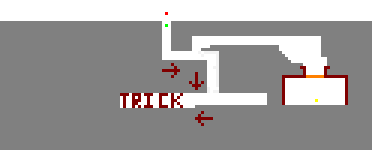
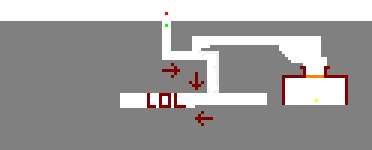
Two versions of the same layered image (372px x 150px). Layer-by-layer changes:
painted on "Layer 11" over (x1=120, y1=93, x2=186, y2=108)
